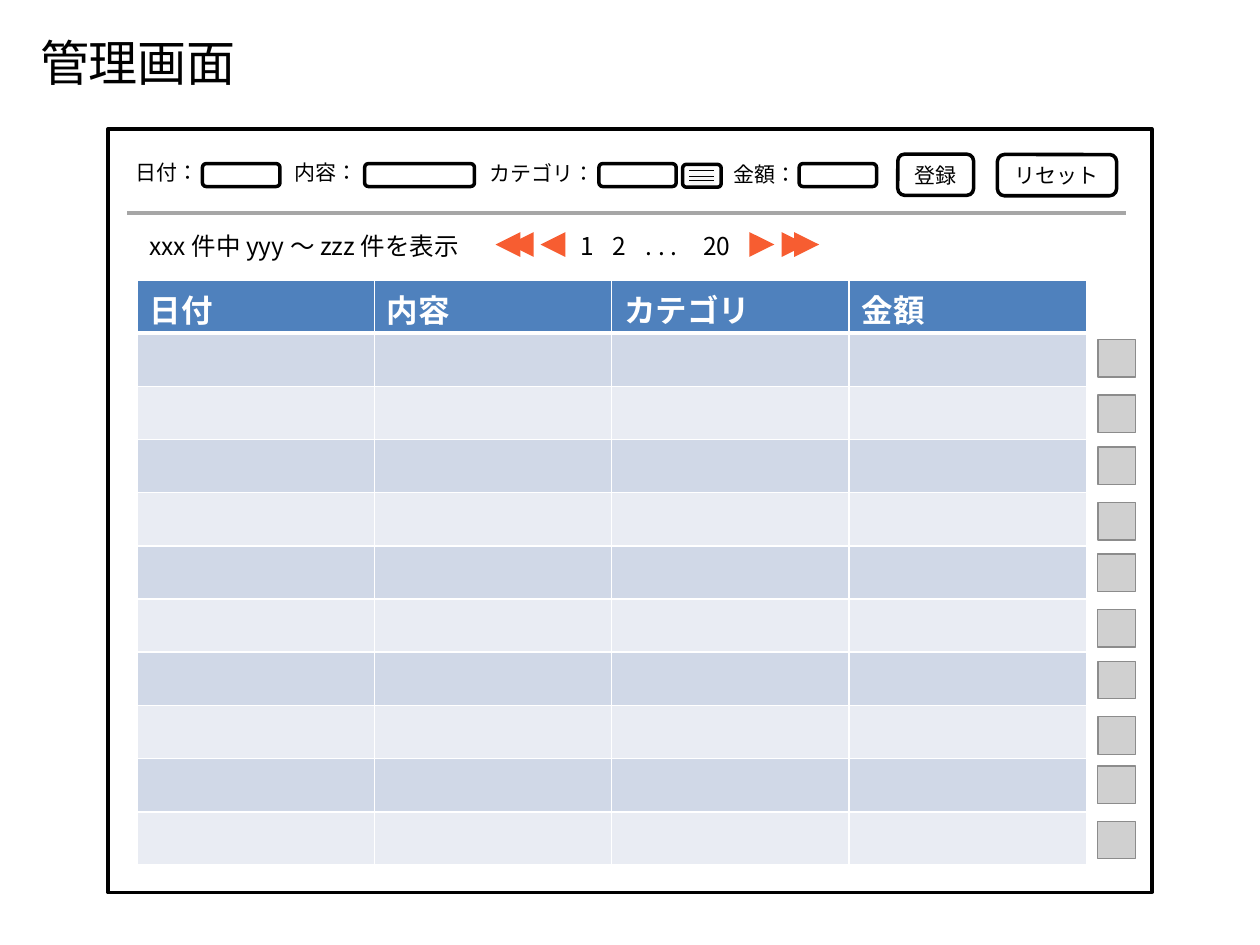
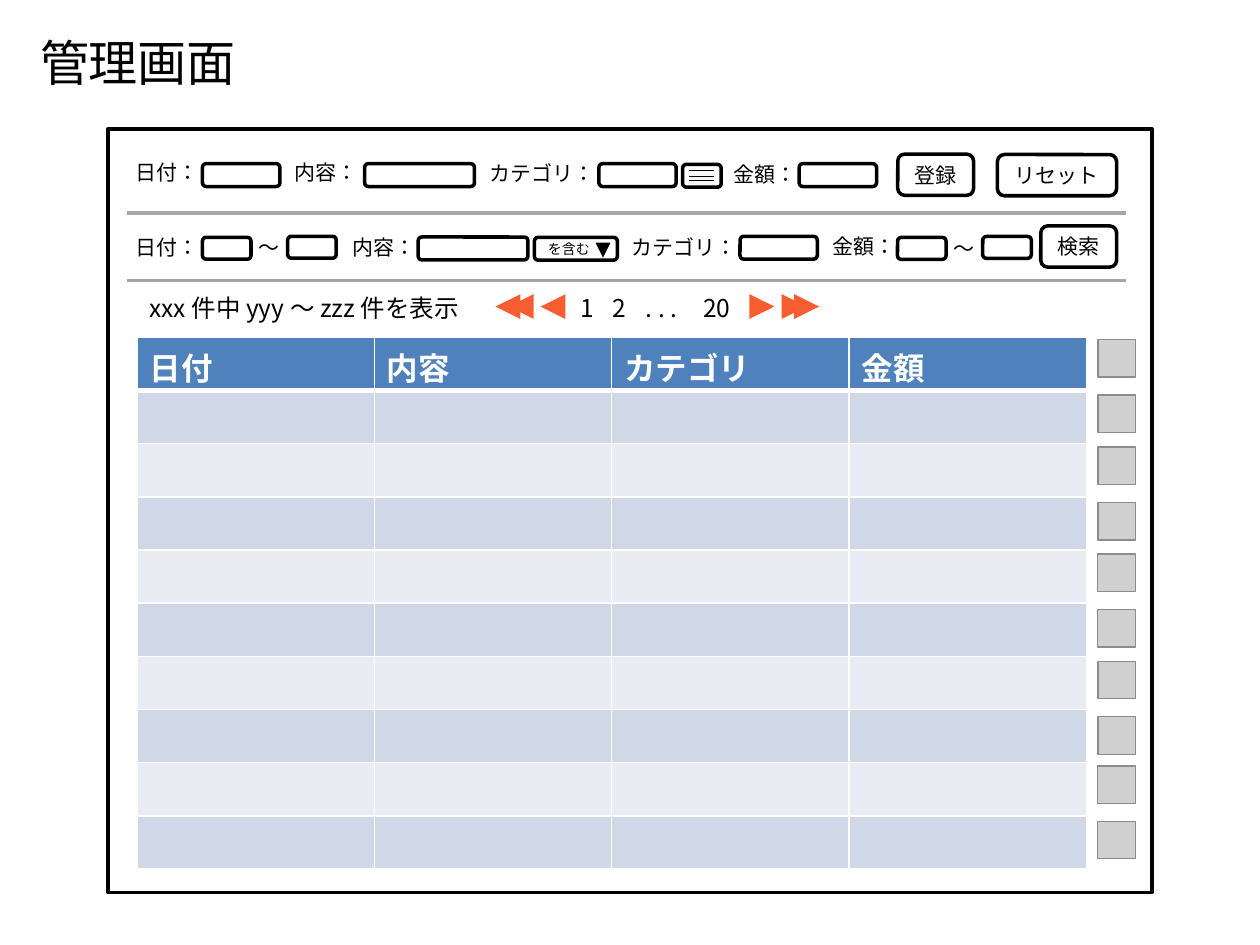
Before and after one commit to Leonis0813/chort, a slide deck: slide 5 of payment_manager/bin/algieba.pptx (slide 4 before the commit). Drawn at 1260x945 pixels with LibreOffice and Linux fonts; fonts in the diff are those of the drawing; grey boxes stand for pictures. Boxes give left, top, right and bottom in pixels: in the first picture for what was removed or moved away, otherwise in the second. Text is boxed around its words. In the diff, an @@ line names an element or a change of style, - is before the commit and + after.

```diff
--- a/payment_manager/bin/algieba.pptx
+++ b/payment_manager/bin/algieba.pptx
@@ text added at bbox=[135, 237, 198, 257], 12 pt, text #000000 @@
+日付：
@@ rounded rectangle added at bbox=[203, 237, 252, 258], outline #000000 2 pt @@
@@ rounded rectangle added at bbox=[287, 237, 336, 258], outline #000000 2 pt @@
@@ text added at bbox=[352, 237, 415, 257], 12 pt, text #000000 @@
+内容：
@@ rounded rectangle added at bbox=[418, 237, 528, 260], outline #000000 2 pt @@
@@ rounded rectangle added at bbox=[534, 237, 617, 260], outline #000000 2 pt, 8 pt, text #000000 @@
+を含む
@@ text added at bbox=[632, 237, 737, 256], 12 pt, text #000000 @@
+カテゴリ：
@@ rounded rectangle added at bbox=[740, 237, 816, 260], outline #000000 2 pt @@
@@ text added at bbox=[832, 236, 895, 256], 12 pt, text #000000 @@
+金額：
@@ rounded rectangle added at bbox=[897, 237, 946, 258], outline #000000 2 pt @@
@@ rounded rectangle added at bbox=[983, 237, 1032, 258], outline #000000 2 pt @@
@@ rounded rectangle added at bbox=[1041, 226, 1116, 267], outline #000000 2 pt, 12 pt, text #000000 @@
+検索
@@ text added at bbox=[259, 244, 280, 250], 12 pt, text #000000 @@
+〜
@@ triangle added at bbox=[596, 243, 611, 258], fill #000000 @@
@@ text added at bbox=[954, 245, 975, 251], 12 pt, text #000000 @@
+〜
@@ line added from (127, 280) to (1126, 280), #A6A6A6 2 pt @@
@@ text "xxx 件中 yyy 〜 zzz ...": place and size @@
-text "xxx 件中 yyy 〜 zzz ..." at bbox=[149, 234, 459, 261]
+text "xxx 件中 yyy 〜 zzz ..." at bbox=[149, 296, 459, 323]
@@ text "1": place and size @@
-text "1" at bbox=[581, 237, 595, 255]
+text "1" at bbox=[581, 299, 595, 317]
@@ 6 triangles, 3 texts: place and size @@
-6 triangles, 3 texts at bbox=[495, 226, 819, 268]
+6 triangles, 3 texts at bbox=[495, 287, 819, 330]
@@ table at bbox=[137, 338, 1085, 869] @@
-row 11:  |  |  | 
@@ table: place and size @@
-table at bbox=[137, 280, 1085, 866]
+table at bbox=[137, 338, 1085, 869]
```
Also in this commit, not shown: 6 other slides changed, 1 slide added, 11 other files.
